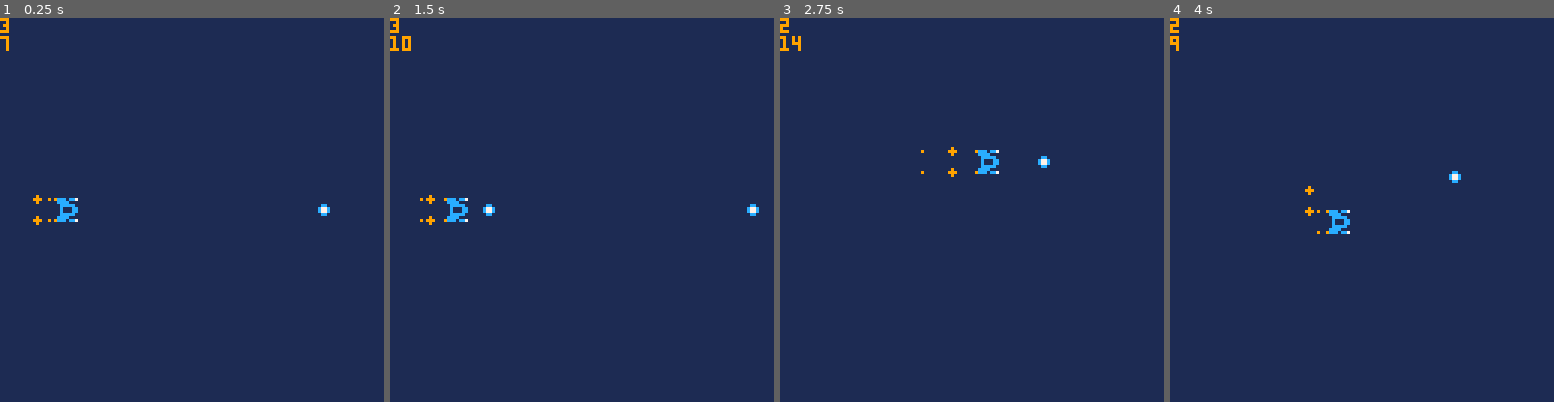
Above: before the commit, frames 1-4 (left to right).
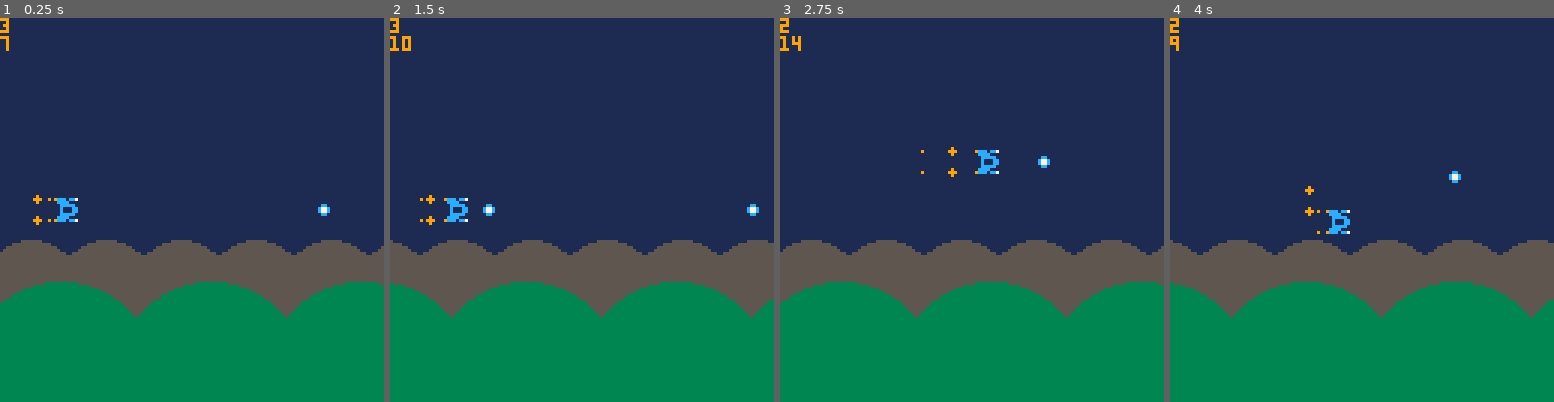
Above: after the commit, the same moments.

Repository: Sarah-Duck/toxic-invaders
Game: PICO-8 cartridge pico-bhell.p8
Same seed, same stepped clock (60 frames per second), same inputs: the game is played once before the commit and once after it.
Inputs:
- Up to frame 1 (0.25 s): no input
- Up to frame 2 (1.5 s): tap O (Z key) at 0.7 s
- Up to frame 3 (2.75 s): hold Right 1.6-2.1 s; tap O (Z key) at 1.7, 2.1, 2.5 s; hold Up 2.15-2.42 s; hold Right from 2.47 s (still down)
- Up to frame 4 (4 s): tap O (Z key) at 2.9, 3.3, 3.7 s; release Right at 3.03 s; hold Left 3.08-3.58 s; hold Down 3.63-3.97 s

The runs differ from the first frame. In frame 1, 41% of the frame differs, in the area x 0-100%, y 57-100%; in frame 2, 41%; in frame 3, 41%; in frame 4, 41%.

Commit message:
uniform circle scrolling function!

Diff:
--- a/background.lua
+++ b/background.lua
@@ -1,5 +1,10 @@
 bgcircles = {}
-circletimer = 0
+
+function scrollingcircles(y, speed, spacing, radius, color)
+    for i = 1, (128*(radius*4))/spacing, 1 do
+        circfill(-time()*speed+(spacing*(i-1)), y, radius, color)
+    end
+end
 
 
 function addbgcircle(x, y, velx, r, color, pos)
@@ -21,20 +26,10 @@
     add(bgcircles,circle, pos)
 end
 
-
-
-
-
 function drawbg()
     cls(1)
-
-    circletimer -= 1/60
-    if circletimer < 0 then
-        circletimer = .8
-        addbgcircle(180,100,-1,32,3)
-    end
-
-    foreach(bgcircles, function(circle) circle:draw() end)
+    scrollingcircles(90, 50, 25, 16, 5)
+    scrollingcircles(120, 100, 50, 32, 3)
 
     -- rectfill(0,0,128,16,13)
     -- rectfill(0,64,128,128,13)
